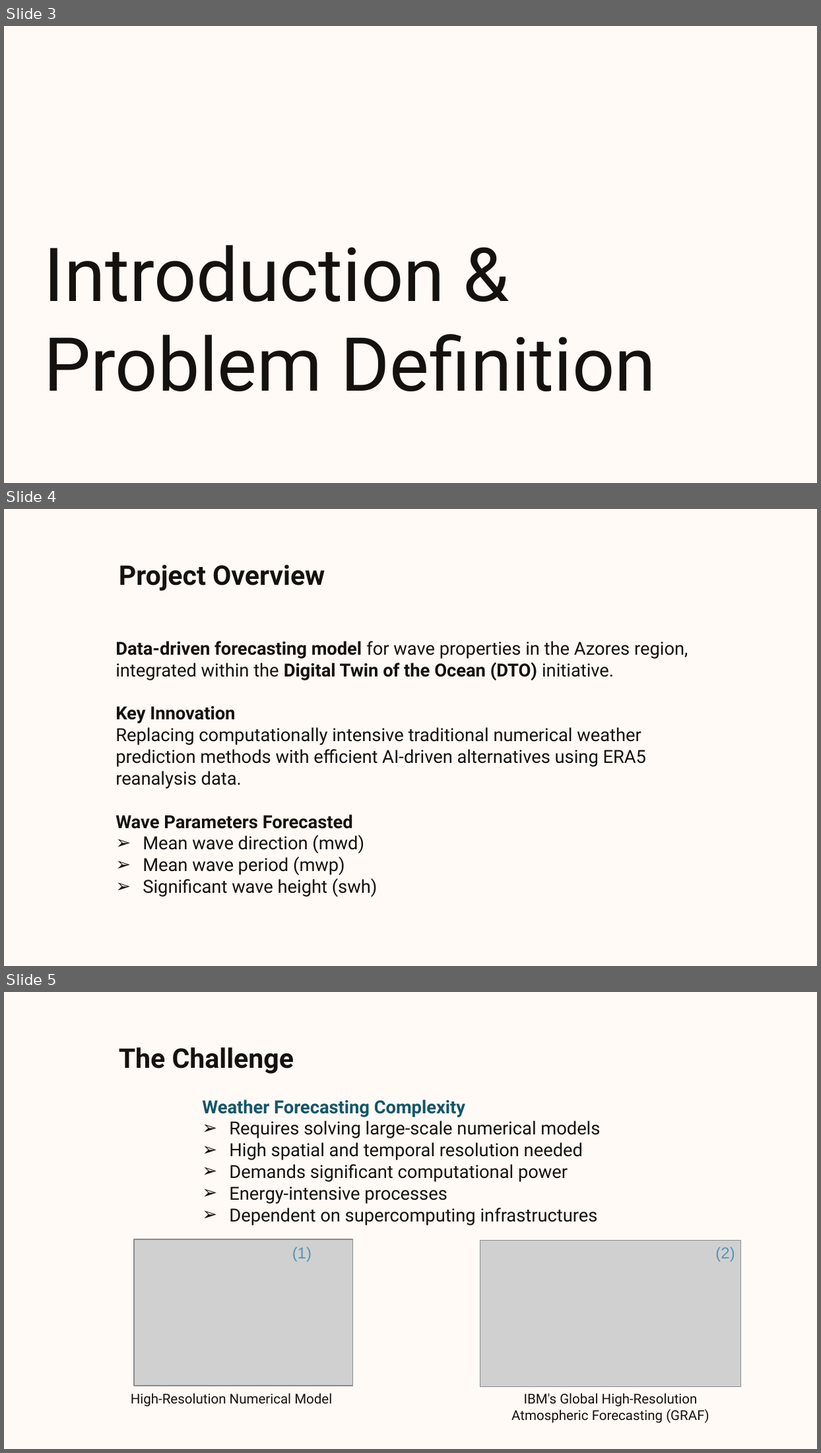
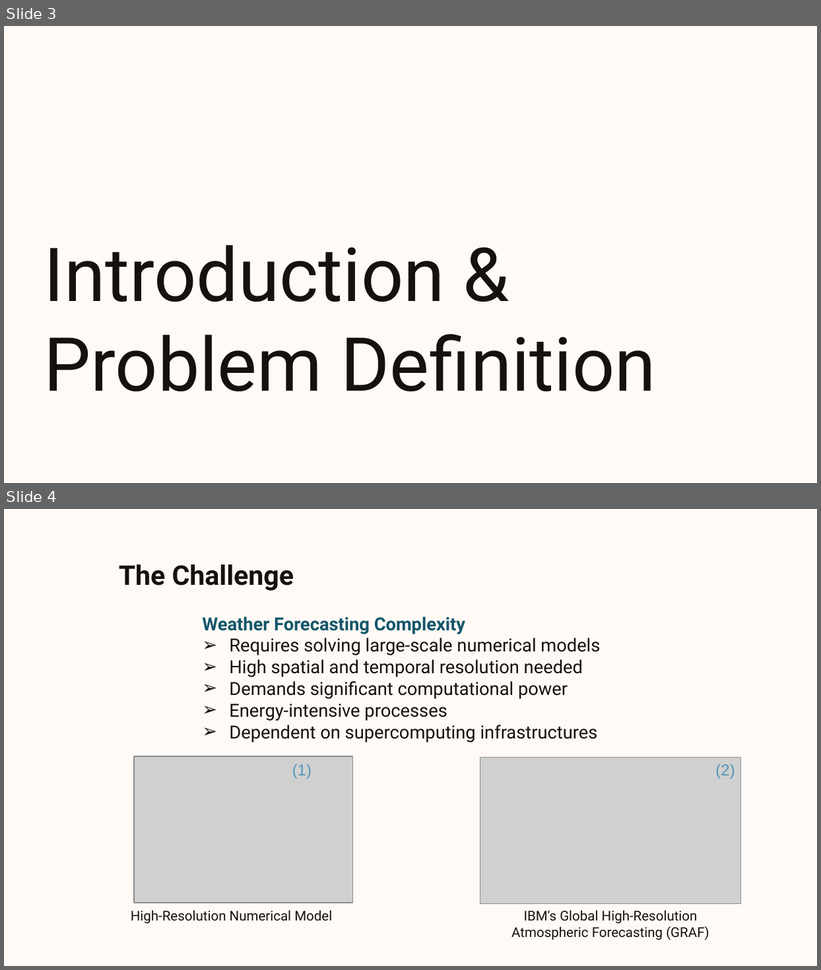
Before and after one commit to BernardoMChagas/Projeto, a slide deck: Wave Properties Forecasting.pptx. Shown one above the other, each under a label of ours: slides 3, 4 and 5 before the commit, slides 3 and 4 after it. The pictures are 821x1453 and 821x970 pixels, drawn with LibreOffice and Linux fonts; fonts in the diff are those of the drawing; grey boxes stand for pictures; background and template pictures are left out. Boxes give left, top, right and bottom in pixels: in the first picture for what was removed or moved away, otherwise in the second. Text is boxed around its words. In the diff, an @@ line names an element or a change of style, - is before the commit and + after.

```diff
--- a/Wave Properties Forecasting.pptx
+++ b/Wave Properties Forecasting.pptx
@@ slide 4 removed at <box>4,509,817,966</box>, background picture (left out) @@
@@ title removed at <box>119,564,325,591</box> @@
-Project Overview
@@ subtitle removed at <box>116,641,688,897</box> @@
-Data-driven forecasting model for wave properties in the Azores region, integrated within the Digital Twin of the Ocean (DTO) initiative.
-Key Innovation
-Replacing computationally intensive traditional numerical weather prediction methods with efficient AI-driven alternatives using ERA5 reanalysis data.
-Wave Parameters Forecasted
-➢ Mean wave direction (mwd)
-➢ Mean wave period (mwp)
-➢ Significant wave height (swh)
@@ what was slide 5 is now slide 4 @@
```
Also in this commit, not shown: 19 slides changed, 3 slides added, 4 other slides removed, 7 other files.
